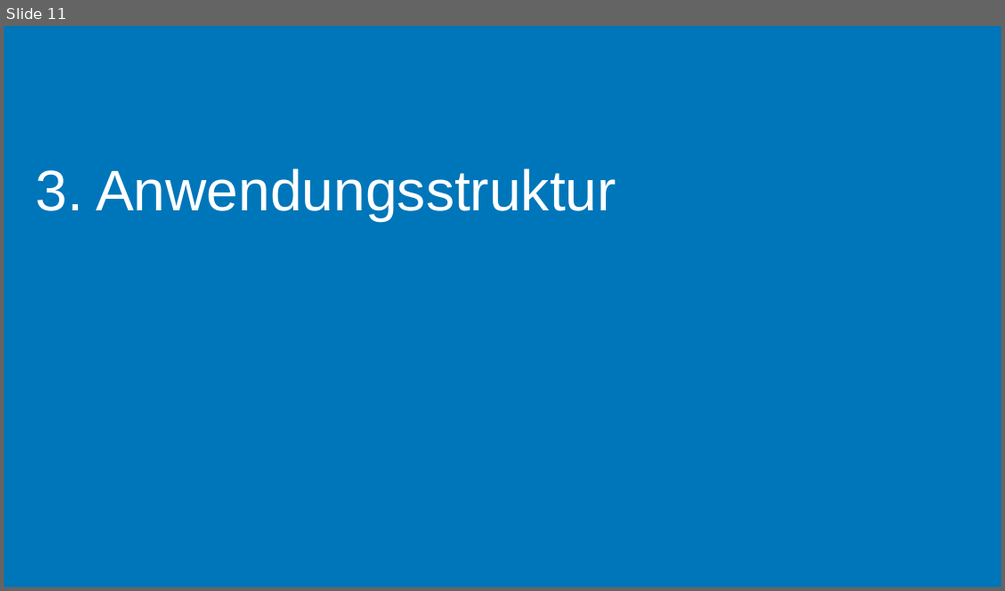
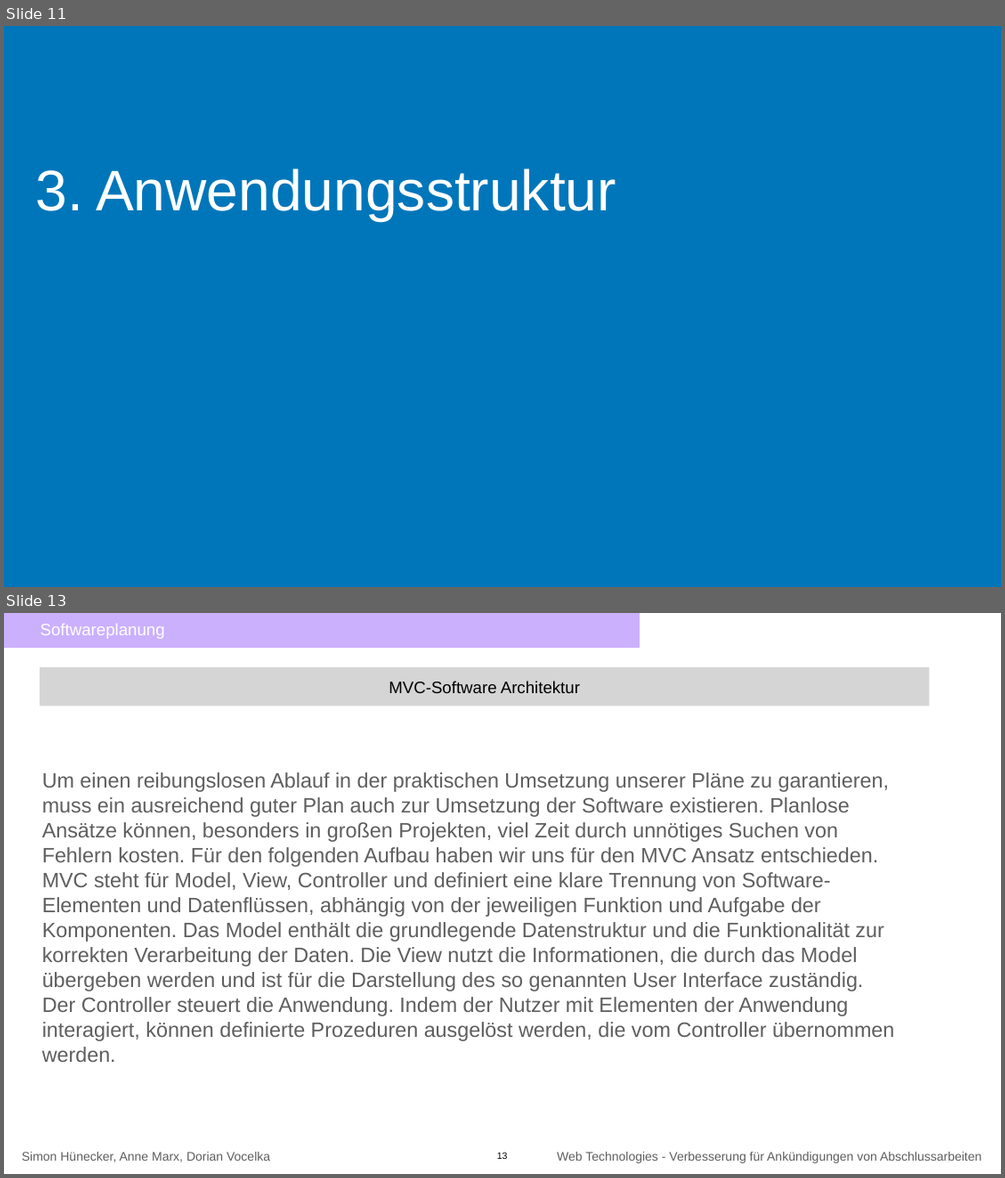
Before and after one commit to annenotarobot/WebTech-Assignemnt-3, a slide deck: documentation/Abgabefolien Assignement 2 (zusätzlichen Inhalt).pptx. Shown one above the other, each under a label of ours: slide 11 before the commit, slides 11 and 13 after it; the slides between them are not shown. The pictures are 1005x591 and 1005x1178 pixels, drawn with LibreOffice and Linux fonts; fonts in the diff are those of the drawing. Boxes give left, top, right and bottom in pixels: in the first picture for what was removed or moved away, otherwise in the second. Text is boxed around its words. In the diff, an @@ line names an element or a change of style, - is before the commit and + after.

```diff
--- a/documentation/Abgabefolien Assignement 2 (zusätzlichen Inhalt).pptx
+++ b/documentation/Abgabefolien Assignement 2 (zusätzlichen Inhalt).pptx
@@ slide 13 added at [4,613,1001,1174], background #FFFFFF @@
@@ rectangle added at [4,613,639,648], fill #8D52FD at 45% opacity, 32 pt, text #FFFFFF @@
+    Softwareplanung
@@ rectangle added at [40,667,929,706], fill #D5D5D5, 32 pt, text #000000 @@
+MVC-Software Architektur
@@ text added at [42,772,894,1062], 40 pt, text #5E5E5E @@
+Um einen reibungslosen Ablauf in der praktischen Umsetzung unserer Pläne zu garantieren, muss ein ausreichend guter Plan auch zur Umsetzung der Software existieren. Planlose Ansätze können, besonders in großen Projekten, viel Zeit durch unnötiges Suchen von Fehlern kosten. Für den folgenden Aufbau haben wir uns für den MVC Ansatz entschieden. MVC steht für Model, View, Controller und definiert eine klare Trennung von Software-Elementen und Datenflüssen, abhängig von der jeweiligen Funktion und Aufgabe der Komponenten. Das Model enthält die grundlegende Datenstruktur und die Funktionalität zur korrekten Verarbeitung der Daten. Die View nutzt die Informationen, die durch das Model übergeben werden und ist für die Darstellung des so genannten User Interface zuständig. Der Controller steuert die Anwendung. Indem der Nutzer mit Elementen der Anwendung interagiert, können definierte Prozeduren ausgelöst werden, die vom Controller übernommen werden.
@@ text added at [22,1151,270,1162], 24 pt, text #5E5E5E @@
+Simon Hünecker, Anne Marx, Dorian Vocelka
@@ page number added at [497,1151,508,1159], 18 pt, text #000000 @@
+13
@@ text added at [557,1151,981,1163], 24 pt, text #5E5E5E @@
+Web Technologies - Verbesserung für Ankündigungen von Abschlussarbeiten
```
Also in this commit, not shown: 7 other slides added.
